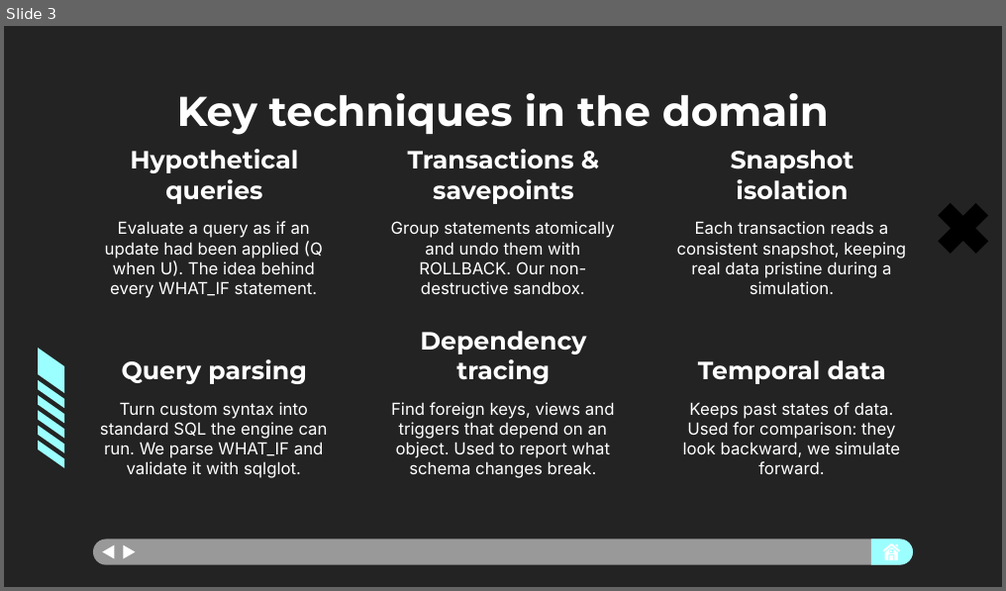
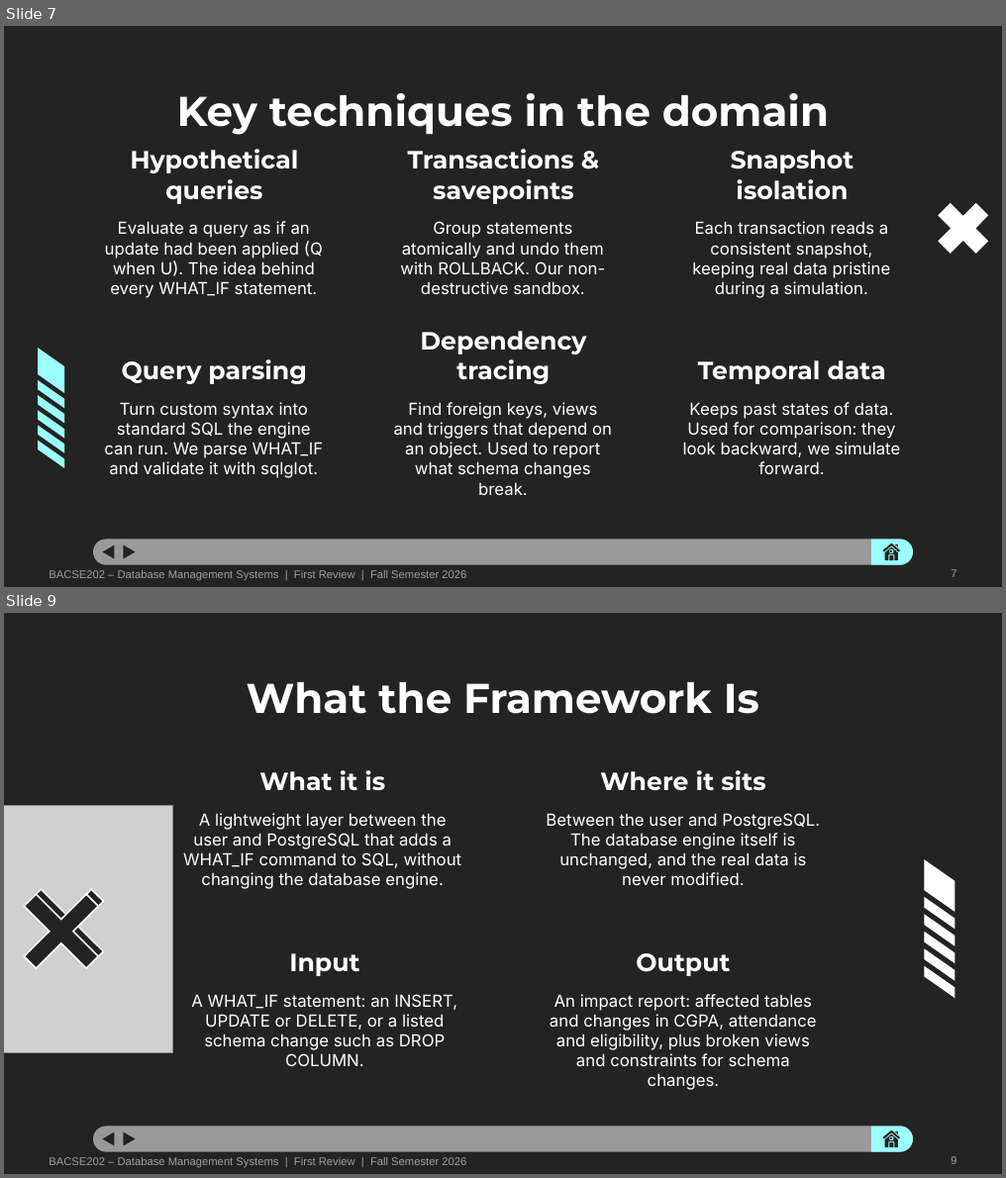
Before and after one commit to prakritijha26/DatabaseSystems_Project, a slide deck: WhatIf_Database_Review_1.pptx. Shown one above the other, each under a label of ours: slide 3 before the commit, slides 7 and 9 after it; the slides between them are not shown. The pictures are 1006x591 and 1006x1178 pixels, drawn with LibreOffice and Linux fonts; fonts in the diff are those of the drawing; grey boxes stand for pictures. Boxes give left, top, right and bottom in pixels: in the first picture for what was removed or moved away, otherwise in the second. Text is boxed around its words. In the diff, an @@ line names an element or a change of style, - is before the commit and + after.

Commit message:
"Updated Review 1 PPT and PDF"

```diff
--- a/WhatIf_Database_Review_1.pptx
+++ b/WhatIf_Database_Review_1.pptx
@@ slide 9 added at box(4, 613, 1002, 1174), background #232323; not listed: 9 template elements that a slide beside it also shows @@
@@ title added at box(247, 682, 759, 714), 30 pt, text #FFFFFF, bold @@
+What the Framework Is
@@ subtitle added at box(259, 770, 385, 790), 18 pt, text #FFFFFF, bold @@
+What it is
@@ subtitle added at box(600, 770, 765, 791), 18 pt, text #FFFFFF, bold @@
+Where it sits
@@ subtitle added at box(183, 813, 462, 889), 12 pt, text #FFFFFF @@
+A lightweight layer between the user and PostgreSQL that adds a WHAT_IF command to SQL, without changing the database engine.
@@ subtitle added at box(546, 813, 820, 885), 12 pt, text #FFFFFF @@
+Between the user and PostgreSQL. The database engine itself is unchanged, and the real data is never modified.
@@ group added at box(4, 806, 172, 1054): 4 freeform shapes, 1 picture @@
@@ subtitle added at box(289, 954, 359, 976), 18 pt, text #FFFFFF, bold @@
+Input
@@ subtitle added at box(636, 954, 730, 976), 18 pt, text #FFFFFF, bold @@
+Output
@@ group added at box(924, 860, 955, 998): 6 freeform shapes @@
@@ subtitle added at box(191, 994, 457, 1066), 12 pt, text #FFFFFF @@
+A WHAT_IF statement: an INSERT, UPDATE or DELETE, or a listed schema change such as DROP COLUMN.
@@ subtitle added at box(549, 994, 817, 1090), 12 pt, text #FFFFFF @@
+An impact report: affected tables and changes in CGPA, attendance and eligibility, plus broken views and constraints for schema changes.
@@ text added at box(49, 1157, 466, 1167), 8 pt, text #9AA0A8 @@
+BACSE202 – Database Management Systems | First Review | Fall Semester 2026
@@ text added at box(950, 1157, 956, 1164), 8 pt, text #9AA0A8 @@
+9
@@ what was slide 3 is now slide 7 @@
@@ slide 7 changed as well @@
@@ freeform shape at box(938, 203, 989, 255): fill #000000 to #FFFFFF @@
@@ 4 subtitles: place and size @@
-4 subtitles at box(100, 221, 906, 478)
+4 subtitles at box(104, 221, 891, 495)
@@ freeform shape at box(883, 544, 900, 552): fill #FFFFFF to #232323; outline redrawn @@
@@ fill #FFFFFF to #232323 in 5 elements at box(103, 545, 115, 559), box(124, 545, 136, 559), box(895, 545, 898, 548), box(890, 551, 892, 553), box(885, 547, 898, 560) @@
@@ freeform shape at box(889, 556, 893, 561): fill #FFFFFF to #232323; outline redrawn @@
@@ text added at box(49, 570, 466, 580), 8 pt, text #9AA0A8 @@
+BACSE202 – Database Management Systems | First Review | Fall Semester 2026
@@ text added at box(950, 570, 956, 577), 8 pt, text #9AA0A8 @@
+7
```
Also in this commit, not shown: 9 other slides changed, 5 other slides added, 2 other files.
